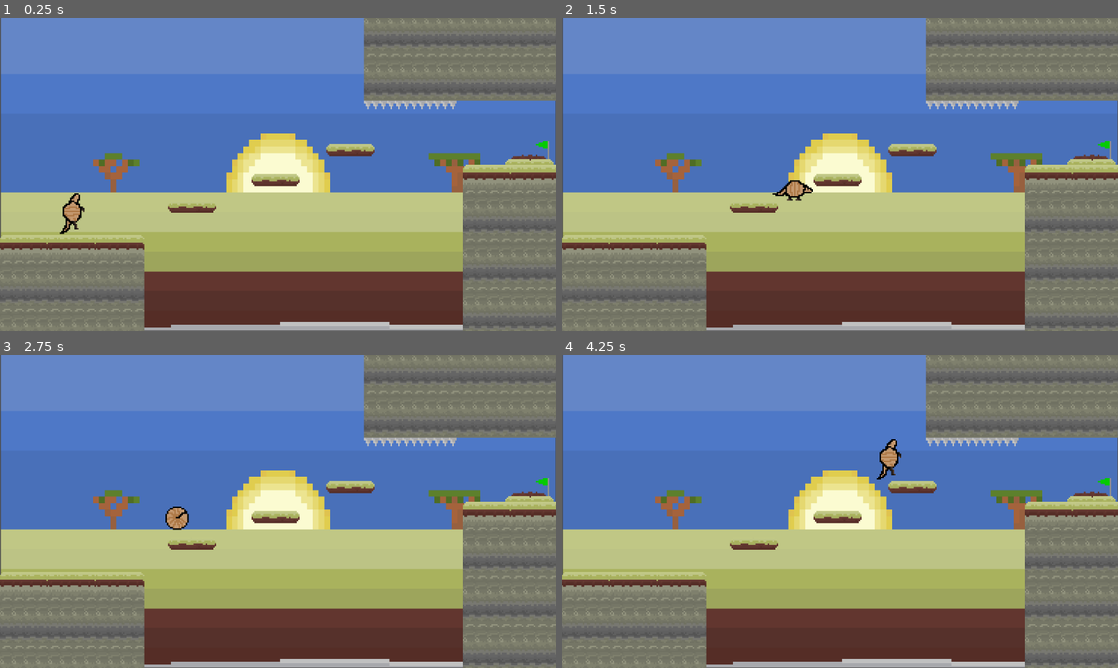
Above: before the commit, frames 1-4 (two rows, left to right).
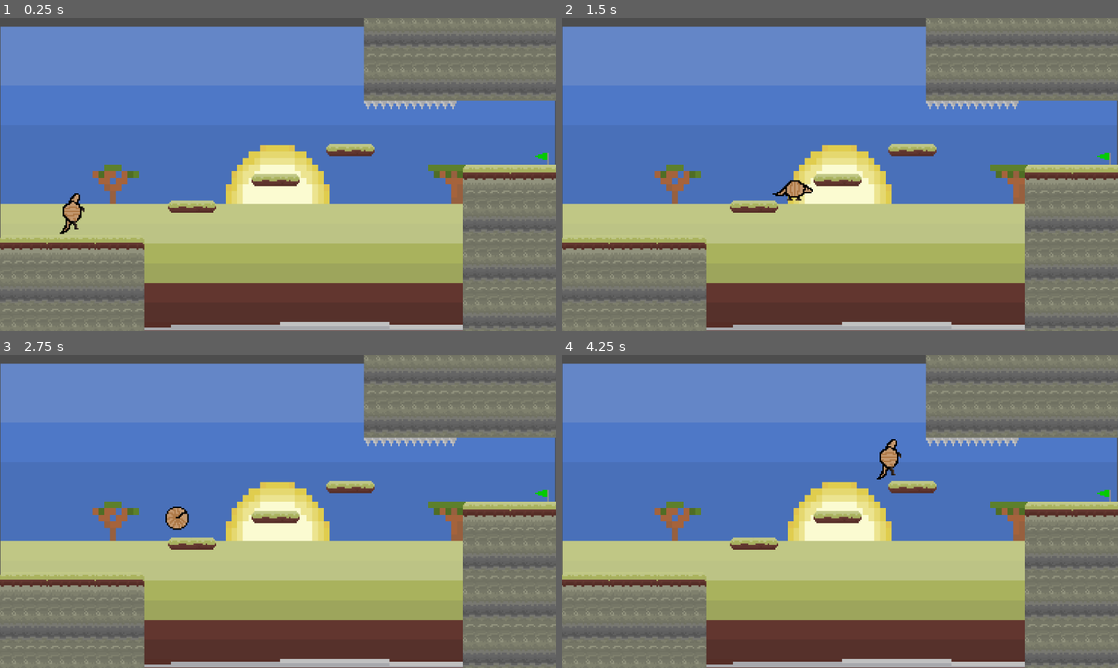
Above: after the commit, the same moments.

Repository: potatinator/codeday3-ihatecaiden
Game: Godot game, scene res://lvl2.tscn
The game is run twice, just before and just after one commit, with the same random seed, the same clock (stepped at 60 frames per second) and the same inputs. This scene is started directly instead of the project's main scene.
Inputs:
- Up to frame 1 (0.25 s): no input
- Up to frame 2 (1.5 s): hold D (moveRight) from 0.53 s (still down); tap Shift (store) at 0.6, 1.35 s; tap W (jump) at 0.77 s
- Up to frame 3 (2.75 s): tap W (jump) at 1.52 s; release D (moveRight) at 2.03 s; hold A (moveLeft) from 2.03 s (still down); tap Shift (store) at 2.1 s
- Up to frame 4 (4.25 s): release A (moveLeft) at 2.78 s; hold D (moveRight) from 2.78 s (still down); tap Shift (store) at 2.85, 3.6 s; tap W (jump) at 3.02, 3.77 s

The runs differ from the first frame. In frame 1, 13% of the frame differs, in the area x 0-100%, y 0-100%; in frame 2, 13%; in frame 3, 13%; in frame 4, 13%.

Commit message:
added lvl 6

Diff:
--- a/Level6.tscn
+++ b/Level6.tscn
@@ -1,8 +1,14 @@
-[gd_scene load_steps=4 format=3 uid="uid://mqd48d6qglk8"]
+[gd_scene load_steps=10 format=3 uid="uid://mqd48d6qglk8"]
 
 [ext_resource type="PackedScene" uid="uid://btw57klxaykkh" path="res://walls.tscn" id="1_xc3pu"]
 [ext_resource type="PackedScene" uid="uid://drbulqxqdircb" path="res://character_body_2d.tscn" id="2_fwc4w"]
 [ext_resource type="PackedScene" uid="uid://cpky803bml7ak" path="res://background.tscn" id="3_c4bba"]
+[ext_resource type="PackedScene" uid="uid://bv637t6hemq5w" path="res://level components/full tile with connection point on both sides horiz.tscn" id="4_f5vu5"]
+[ext_resource type="PackedScene" uid="uid://ymyiuygqahm6" path="res://level components/full tile with connection point on both sides vert.tscn" id="5_rm1bw"]
+[ext_resource type="PackedScene" uid="uid://u4bos5oxde6x" path="res://level components/spike.tscn" id="6_nw62s"]
+[ext_resource type="PackedScene" uid="uid://vinovhk52fgt" path="res://big floor main.tscn" id="7_rm1bw"]
+[ext_resource type="PackedScene" uid="uid://dngpx677xb3rj" path="res://level components/full tile no connection point vert.tscn" id="8_nw62s"]
+[ext_resource type="PackedScene" uid="uid://djvwt5ox6hkr1" path="res://end.tscn" id="9_hwj8o"]
 
 [node name="Node2D2" type="Node2D"]
 
@@ -12,8 +18,311 @@
 [node name="walls" parent="." instance=ExtResource("1_xc3pu")]
 
 [node name="player" parent="." instance=ExtResource("2_fwc4w")]
-position = Vector2(509, 354)
+position = Vector2(67, 567)
+safe_margin = 0.09
 
 [node name="StaticBody2D54" parent="." instance=ExtResource("3_c4bba")]
 show_behind_parent = true
-position = Vector2(840, -704)
+position = Vector2(-2, 1)
+
+[node name="StaticBody2D" parent="." instance=ExtResource("4_f5vu5")]
+position = Vector2(48, 632)
+
+[node name="StaticBody2D2" parent="." instance=ExtResource("4_f5vu5")]
+position = Vector2(144, 632)
+
+[node name="StaticBody2D3" parent="." instance=ExtResource("4_f5vu5")]
+position = Vector2(240, 632)
+
+[node name="StaticBody2D4" parent="." instance=ExtResource("4_f5vu5")]
+position = Vector2(336, 632)
+
+[node name="StaticBody2D5" parent="." instance=ExtResource("4_f5vu5")]
+position = Vector2(432, 632)
+
+[node name="StaticBody2D6" parent="." instance=ExtResource("4_f5vu5")]
+position = Vector2(528, 632)
+
+[node name="StaticBody2D7" parent="." instance=ExtResource("4_f5vu5")]
+position = Vector2(624, 632)
+
+[node name="StaticBody2D8" parent="." instance=ExtResource("4_f5vu5")]
+position = Vector2(720, 632)
+
+[node name="StaticBody2D9" parent="." instance=ExtResource("4_f5vu5")]
+position = Vector2(816, 632)
+
+[node name="StaticBody2D10" parent="." instance=ExtResource("4_f5vu5")]
+position = Vector2(912, 632)
+
+[node name="StaticBody2D11" parent="." instance=ExtResource("4_f5vu5")]
+position = Vector2(1008, 632)
+
+[node name="StaticBody2D12" parent="." instance=ExtResource("4_f5vu5")]
+position = Vector2(1104, 632)
+
+[node name="StaticBody2D13" parent="." instance=ExtResource("5_rm1bw")]
+position = Vector2(176, 503)
+
+[node name="StaticBody2D14" parent="." instance=ExtResource("5_rm1bw")]
+position = Vector2(176, 405)
+
+[node name="StaticBody2D15" parent="." instance=ExtResource("5_rm1bw")]
+position = Vector2(176, 600)
+
+[node name="StaticBody2D16" parent="." instance=ExtResource("5_rm1bw")]
+position = Vector2(176, 306)
+
+[node name="StaticBody2D18" parent="." instance=ExtResource("5_rm1bw")]
+position = Vector2(177, 48)
+rotation = 3.14159
+
+[node name="StaticBody2D20" parent="." instance=ExtResource("5_rm1bw")]
+position = Vector2(200, 306)
+
+[node name="StaticBody2D21" parent="." instance=ExtResource("6_nw62s")]
+position = Vector2(152, 249)
+
+[node name="StaticBody2D22" parent="." instance=ExtResource("5_rm1bw")]
+position = Vector2(201, 48)
+rotation = 3.14159
+
+[node name="StaticBody2D23" parent="." instance=ExtResource("6_nw62s")]
+position = Vector2(232, 104)
+rotation = 3.14159
+
+[node name="StaticBody2D24" parent="." instance=ExtResource("5_rm1bw")]
+position = Vector2(224, 306)
+
+[node name="StaticBody2D25" parent="." instance=ExtResource("6_nw62s")]
+position = Vector2(176, 249)
+
+[node name="StaticBody2D26" parent="." instance=ExtResource("5_rm1bw")]
+position = Vector2(225, 48)
+rotation = 3.14159
+
+[node name="StaticBody2D27" parent="." instance=ExtResource("6_nw62s")]
+position = Vector2(256, 104)
+rotation = 3.14159
+
+[node name="StaticBody2D28" parent="." instance=ExtResource("5_rm1bw")]
+position = Vector2(248, 305)
+
+[node name="StaticBody2D29" parent="." instance=ExtResource("6_nw62s")]
+position = Vector2(200, 249)
+
+[node name="StaticBody2D30" parent="." instance=ExtResource("5_rm1bw")]
+position = Vector2(249, 48)
+rotation = 3.14159
+
+[node name="StaticBody2D31" parent="." instance=ExtResource("6_nw62s")]
+position = Vector2(280, 104)
+rotation = 3.14159
+
+[node name="StaticBody2D32" parent="." instance=ExtResource("6_nw62s")]
+position = Vector2(253, 616)
+
+[node name="StaticBody2D33" parent="." instance=ExtResource("6_nw62s")]
+position = Vector2(269, 616)
+
+[node name="StaticBody2D34" parent="." instance=ExtResource("6_nw62s")]
+position = Vector2(302, 616)
+
+[node name="StaticBody2D35" parent="." instance=ExtResource("6_nw62s")]
+position = Vector2(286, 616)
+
+[node name="StaticBody2D37" parent="." instance=ExtResource("5_rm1bw")]
+position = Vector2(440, 400)
+
+[node name="StaticBody2D38" parent="." instance=ExtResource("5_rm1bw")]
+position = Vector2(441, 72)
+
+[node name="StaticBody2D39" parent="." instance=ExtResource("7_rm1bw")]
+position = Vector2(480, 168)
+
+[node name="StaticBody2D43" parent="." instance=ExtResource("6_nw62s")]
+position = Vector2(424, 160)
+rotation = 4.71239
+
+[node name="StaticBody2D44" parent="." instance=ExtResource("6_nw62s")]
+position = Vector2(424, 176)
+rotation = 4.71239
+
+[node name="StaticBody2D45" parent="." instance=ExtResource("6_nw62s")]
+position = Vector2(424, 192)
+rotation = 4.71239
+
+[node name="StaticBody2D46" parent="." instance=ExtResource("6_nw62s")]
+position = Vector2(424, 208)
+rotation = 4.71239
+
+[node name="StaticBody2D47" parent="." instance=ExtResource("6_nw62s")]
+position = Vector2(424, 224)
+rotation = 4.71239
+
+[node name="StaticBody2D48" parent="." instance=ExtResource("6_nw62s")]
+position = Vector2(424, 240)
+rotation = 4.71239
+
+[node name="StaticBody2D40" parent="." instance=ExtResource("5_rm1bw")]
+position = Vector2(440, 304)
+
+[node name="StaticBody2D41" parent="." instance=ExtResource("5_rm1bw")]
+position = Vector2(441, 264)
+
+[node name="StaticBody2D42" parent="." instance=ExtResource("5_rm1bw")]
+position = Vector2(441, -24)
+
+[node name="StaticBody2D49" parent="." instance=ExtResource("5_rm1bw")]
+position = Vector2(440, 472)
+
+[node name="StaticBody2D17" parent="." instance=ExtResource("8_nw62s")]
+position = Vector2(0, 240)
+
+[node name="StaticBody2D19" parent="." instance=ExtResource("9_hwj8o")]
+show_behind_parent = true
+position = Vector2(488, 77)
+
+[node name="StaticBody2D50" parent="." instance=ExtResource("8_nw62s")]
+position = Vector2(680, 256)
+
+[node name="StaticBody2D51" parent="." instance=ExtResource("6_nw62s")]
+position = Vector2(672, 280)
+rotation = 3.14159
+
+[node name="StaticBody2D52" parent="." instance=ExtResource("6_nw62s")]
+position = Vector2(688, 280)
+rotation = 3.14159
+
+[node name="StaticBody2D53" parent="." instance=ExtResource("6_nw62s")]
+position = Vector2(704, 280)
+rotation = 3.14159
+
+[node name="StaticBody2D55" parent="." instance=ExtResource("6_nw62s")]
+position = Vector2(720, 280)
+rotation = 3.14159
+
+[node name="StaticBody2D56" parent="." instance=ExtResource("6_nw62s")]
+position = Vector2(736, 280)
+rotation = 3.14159
+
+[node name="StaticBody2D57" parent="." instance=ExtResource("6_nw62s")]
+position = Vector2(752, 280)
+rotation = 3.14159
+
+[node name="StaticBody2D58" parent="." instance=ExtResource("8_nw62s")]
+position = Vector2(960, 200)
+
+[node name="StaticBody2D59" parent="." instance=ExtResource("6_nw62s")]
+position = Vector2(952, 224)
+rotation = 3.14159
+
+[node name="StaticBody2D60" parent="." instance=ExtResource("6_nw62s")]
+position = Vector2(968, 224)
+rotation = 3.14159
+
+[node name="StaticBody2D61" parent="." instance=ExtResource("6_nw62s")]
+position = Vector2(984, 224)
+rotation = 3.14159
+
+[node name="StaticBody2D62" parent="." instance=ExtResource("6_nw62s")]
+position = Vector2(1000, 224)
+rotation = 3.14159
+
+[node name="StaticBody2D63" parent="." instance=ExtResource("6_nw62s")]
+position = Vector2(1016, 224)
+rotation = 3.14159
+
+[node name="StaticBody2D64" parent="." instance=ExtResource("6_nw62s")]
+position = Vector2(1032, 224)
+rotation = 3.14159
+
+[node name="StaticBody2D65" parent="." instance=ExtResource("8_nw62s")]
+position = Vector2(904, 448)
+
+[node name="StaticBody2D66" parent="." instance=ExtResource("6_nw62s")]
+position = Vector2(896, 472)
+rotation = 3.14159
+
+[node name="StaticBody2D67" parent="." instance=ExtResource("6_nw62s")]
+position = Vector2(912, 472)
+rotation = 3.14159
+
+[node name="StaticBody2D68" parent="." instance=ExtResource("6_nw62s")]
+position = Vector2(928, 472)
+rotation = 3.14159
+
+[node name="StaticBody2D69" parent="." instance=ExtResource("6_nw62s")]
+position = Vector2(944, 472)
+rotation = 3.14159
+
+[node name="StaticBody2D70" parent="." instance=ExtResource("6_nw62s")]
+position = Vector2(960, 472)
+rotation = 3.14159
+
+[node name="StaticBody2D71" parent="." instance=ExtResource("6_nw62s")]
+position = Vector2(976, 472)
+rotation = 3.14159
+
+[node name="StaticBody2D74" parent="." instance=ExtResource("6_nw62s")]
+position = Vector2(538, 128)
+rotation = 1.5708
+
+[node name="StaticBody2D75" parent="." instance=ExtResource("6_nw62s")]
+position = Vector2(538, 144)
+rotation = 1.5708
+
+[node name="StaticBody2D76" parent="." instance=ExtResource("6_nw62s")]
+position = Vector2(538, 160)
+rotation = 1.5708
+
+[node name="StaticBody2D77" parent="." instance=ExtResource("6_nw62s")]
+position = Vector2(538, 176)
+rotation = 1.5708
+
+[node name="StaticBody2D78" parent="." instance=ExtResource("6_nw62s")]
+position = Vector2(496, 224)
+rotation = 3.14159
+
+[node name="StaticBody2D79" parent="." instance=ExtResource("6_nw62s")]
+position = Vector2(520, 224)
+rotation = 3.14159
+
+[node name="StaticBody2D80" parent="." instance=ExtResource("6_nw62s")]
+position = Vector2(544, 224)
+rotation = 3.14159
+
+[node name="StaticBody2D88" parent="." instance=ExtResource("8_nw62s")]
+position = Vector2(792, 77)
+
+[node name="StaticBody2D89" parent="." instance=ExtResource("6_nw62s")]
+position = Vector2(784, 101)
+rotation = 3.14159
+
+[node name="StaticBody2D90" parent="." instance=ExtResource("6_nw62s")]
+position = Vector2(800, 101)
+rotation = 3.14159
+
+[node name="StaticBody2D91" parent="." instance=ExtResource("6_nw62s")]
+position = Vector2(816, 101)
+rotation = 3.14159
+
+[node name="StaticBody2D92" parent="." instance=ExtResource("6_nw62s")]
+position = Vector2(832, 101)
+rotation = 3.14159
+
+[node name="StaticBody2D93" parent="." instance=ExtResource("6_nw62s")]
+position = Vector2(848, 101)
+rotation = 3.14159
+
+[node name="StaticBody2D94" parent="." instance=ExtResource("6_nw62s")]
+position = Vector2(864, 101)
+rotation = 3.14159
+
+[node name="StaticBody2D96" parent="." instance=ExtResource("6_nw62s")]
+position = Vector2(424, 256)
+rotation = 4.71239
+
+[node name="StaticBody2D36" parent="." instance=ExtResource("6_nw62s")]
+position = Vector2(-2085, -9)
+scale = Vector2(80.4542, 1)
--- a/Lvl5.tscn
+++ b/Lvl5.tscn
@@ -187,3 +187,4 @@
 [node name="StaticBody2D55" parent="." instance=ExtResource("10_blder")]
 show_behind_parent = true
 position = Vector2(1073, 344)
+nextLVL = "res://Level6.tscn"
--- a/lvl2.tscn
+++ b/lvl2.tscn
@@ -165,7 +165,7 @@
 
 [node name="StaticBody2D54" parent="." instance=ExtResource("9_jukch")]
 show_behind_parent = true
-position = Vector2(0, -3)
+position = Vector2(-1, 21)
 
 [node name="StaticBody2D" parent="StaticBody2D54" instance=ExtResource("10_vcnes")]
 position = Vector2(1097, 270)
--- a/project.godot
+++ b/project.godot
@@ -11,7 +11,7 @@
 [application]
 
 config/name="New Game Project"
-run/main_scene="uid://jm455nemvo7h"
+run/main_scene="uid://c42f6yum2e6tl"
 config/features=PackedStringArray("4.4", "GL Compatibility")
 config/icon="res://icon.svg"
 
